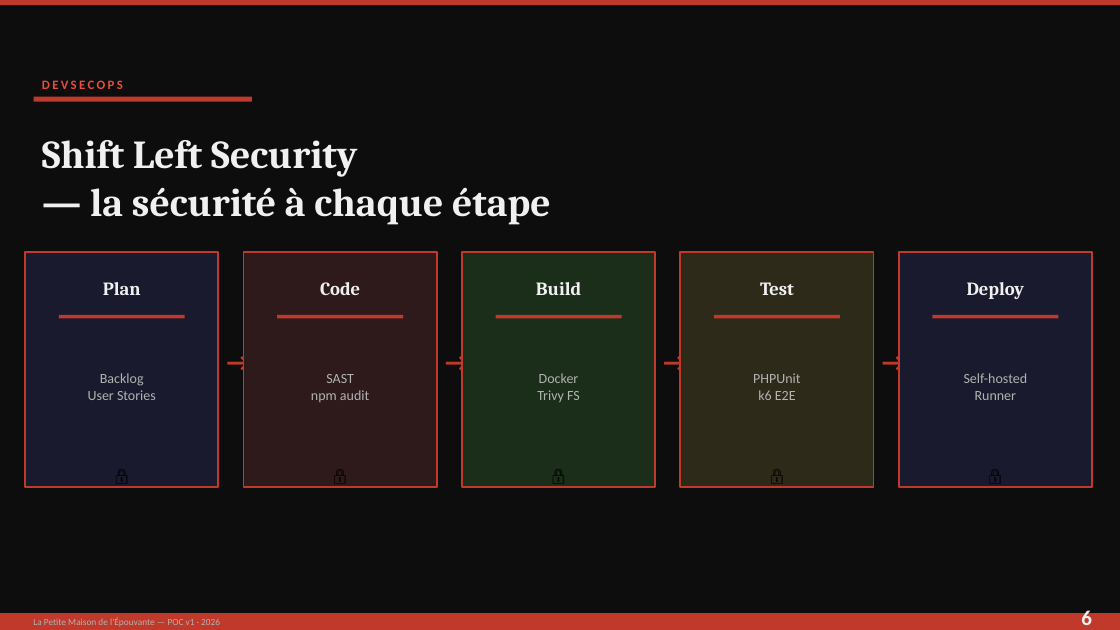
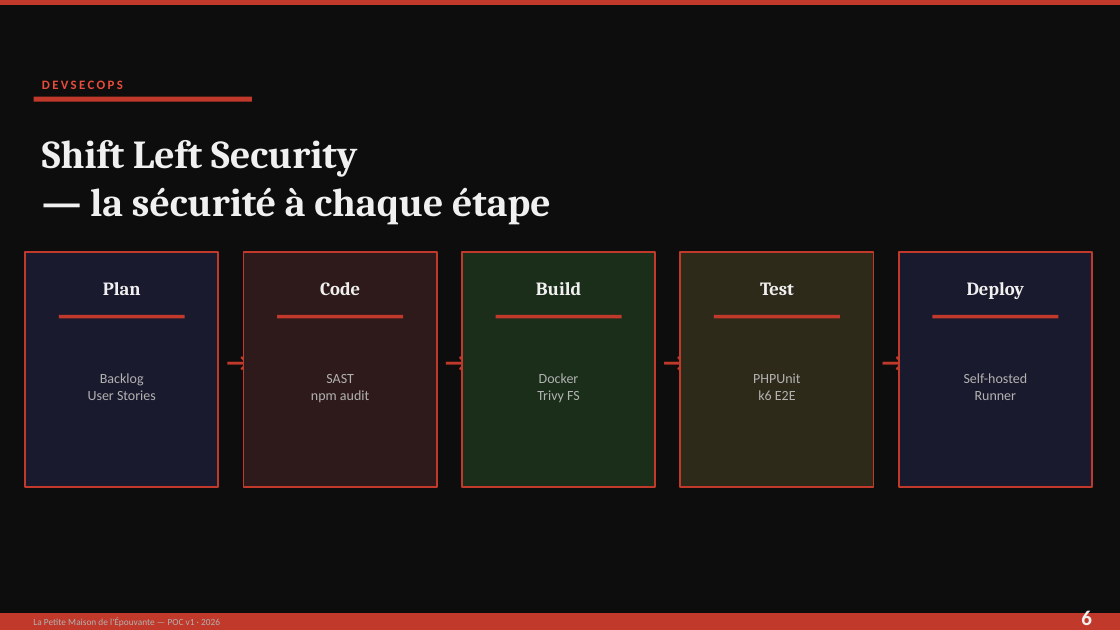
Before and after one commit to Brok3nWings/lpmde, a slide deck: slide 6 of presentation-LPMDE.pptx. Drawn at 1120x630 pixels with LibreOffice and Linux fonts; fonts in the diff are those of the drawing. Boxes give left, top, right and bottom in pixels: in the first picture for what was removed or moved away, otherwise in the second. Text is boxed around its words. In the diff, an @@ line names an element or a change of style, - is before the commit and + after.

```diff
--- a/presentation-LPMDE.pptx
+++ b/presentation-LPMDE.pptx
@@ text removed at (x1=97, y1=458, x2=147, y2=492) @@
-🔒
@@ text removed at (x1=315, y1=458, x2=365, y2=492) @@
-🔒
@@ text removed at (x1=534, y1=458, x2=584, y2=492) @@
-🔒
@@ text removed at (x1=752, y1=458, x2=802, y2=492) @@
-🔒
@@ text removed at (x1=970, y1=458, x2=1021, y2=492) @@
-🔒
```
Also in this commit, not shown: 9 other slides changed, 1 slide added, 1 slide removed, 2 other files.
